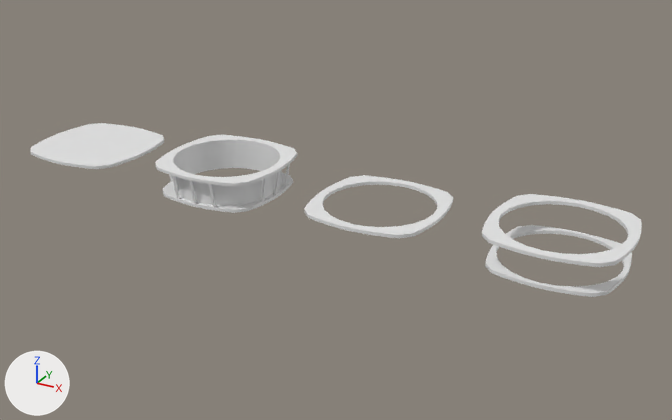
The Blender file lk_v2/structure.blend, before and after one commit.
One viewpoint serves both versions: a camera (50 mm lens) standing at (6.07, -8.38, 4.01) and looking at (1.41, 0.09, -0.22). The lights are fixed; the arrows at lower left show +X, +Y and +Z. Objects named as collision shapes, trigger or cutter boxes, shadow casters or lower levels of detail are left out.

Before the edit, the objects in view are built like this:
```python
me_plane = bpy.data.meshes.new('Plane')
me_plane.from_pydata(...)  # 336 vertices, 360 faces; spans x -0.725..0.725, y -0.725..0.725, z -0.188..0.188
me_plane.polygons.foreach_set('use_smooth', [True] * 360)
me_plane_001 = bpy.data.meshes.new('Plane.001')
me_plane_001.from_pydata(...)  # 530 vertices, 536 faces; spans x -2.72..4.72, y -0.73..0.73, z -0.19..0.19
me_plane_001.polygons.foreach_set('use_smooth', [True] * 536)
me_plane_002 = bpy.data.meshes.new('Plane.002')
me_plane_002.from_pydata(...)  # 192 vertices, 144 faces; spans x -0.72..0.72, y -0.72..0.72, z -0.15..0.15
me_plane_002.polygons.foreach_set('use_smooth', [True] * 144)
ob_plane = bpy.data.objects.new('Plane', me_plane)
ob_plane.location = (0.0, 0.0, 0.0)
ob_plane_001 = bpy.data.objects.new('Plane.001', me_plane_002)
ob_plane_001.location = (0.0, 0.0, 0.0)
ob_shape = bpy.data.objects.new('shape', me_plane_001)
ob_shape.location = (0.0, 0.0, 0.0)
```
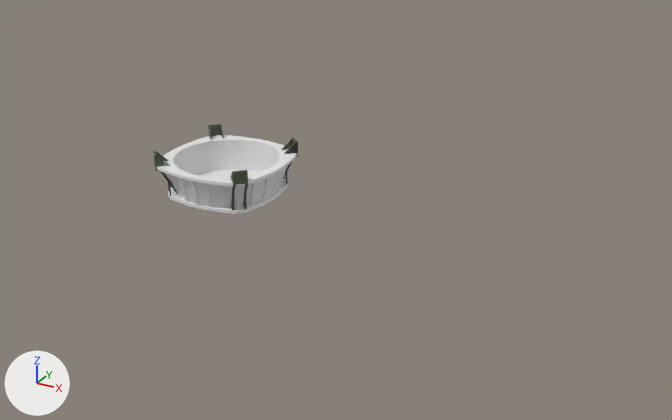
ob_empty_001 is not drawn itself; it is used by a modifier of ob_cube.

Where the change shows, as pixel boxes (x1, y1, x2, y2) in the pictures (672 x 420 px):
'shape', deleted
    before: (31, 123, 642, 297)
'Plane', reshaped
    before: (155, 135, 297, 213)
    after: (157, 135, 297, 214)
'Cube', added
    after: (153, 124, 298, 210)
'Plane.001', deleted
    before: (170, 151, 290, 207)
part 1 of me_plane, built on
    before: (163, 143, 293, 213)
    after: (168, 143, 288, 214)

Diff of the bpy script that builds the scene:
```diff
--- a/lk_v2/structure.blend.py
+++ b/lk_v2/structure.blend.py
@@ img_a1_psd @@
+img_a1_psd = load_image('a1.psd', '../FGB-TUG/a1.png', 512, 512, 'sRGB')
@@ mat_m @@
+mat_m = principled_material('m')
+mat_m.texture = img_a1_psd
@@ me_plane @@
 # used by ob_plane; location = (0.0, 0.0, 0.0)
-me_plane.from_pydata(...)  # 336 vertices, 360 faces; spans x -0.725..0.725, y -0.725..0.725, z -0.188..0.188
+me_plane.from_pydata(...)  # 624 vertices, 528 faces; spans x -0.725..0.725, y -0.725..0.725, z -0.225..0.188
+# me_plane part 1: 184 vertices moved from x -0.675..0.675, y -0.669..0.669, z -0.188..0.15 to x -0.7..0.7, y -0.7..0.7, z -0.225..0.15; 4 vertices removed from x 0.0, y -0.675..0.675, z -0.188..-0.15; 292 vertices added at x -0.72..0.72, y -0.72..0.72, z -0.225..0.16
@@ me_cube @@
+me_cube.from_pydata(...)  # 69 vertices, 62 faces; spans x 0.363..0.65, y -0.65..-0.363, z -0.2..0.325
+me_cube.materials.append(mat_m)  # picture img_a1_psd
@@ ob_shape @@
-ob_shape = bpy.data.objects.new('shape', me_plane_001)
-ob_shape.location = (0.0, 0.0, 0.0)
@@ ob_plane_001 @@
-ob_plane_001 = bpy.data.objects.new('Plane.001', me_plane_002)
-ob_plane_001.location = (0.0, 0.0, 0.0)
@@ ob_cube @@
+ob_cube = bpy.data.objects.new('Cube', me_cube)
+ob_cube.location = (0.0, 0.0, 0.0)
+_m = ob_cube.modifiers.new('Array', 'ARRAY')
+_m.count = 4
+_m.use_relative_offset = False
+_m.use_object_offset = True
+_m.offset_object = ob_empty_001
@@ ob_empty_001 @@
+ob_empty_001 = bpy.data.objects.new('Empty.001', None)
+ob_empty_001.location = (0.0, 0.0, 0.0)
+ob_empty_001.rotation_euler = (0.0, 0.0, 1.571)  # degrees (0, 0, 90)
```
